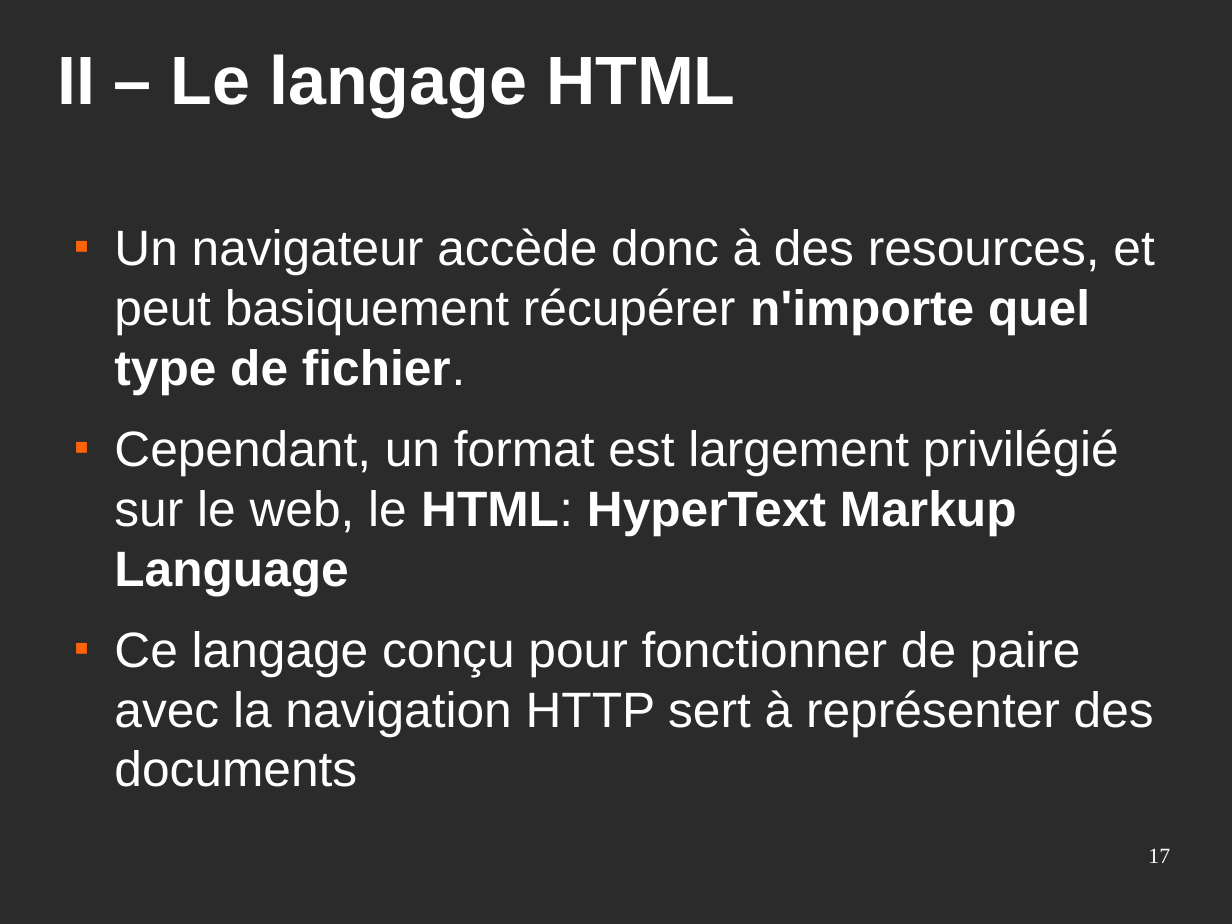
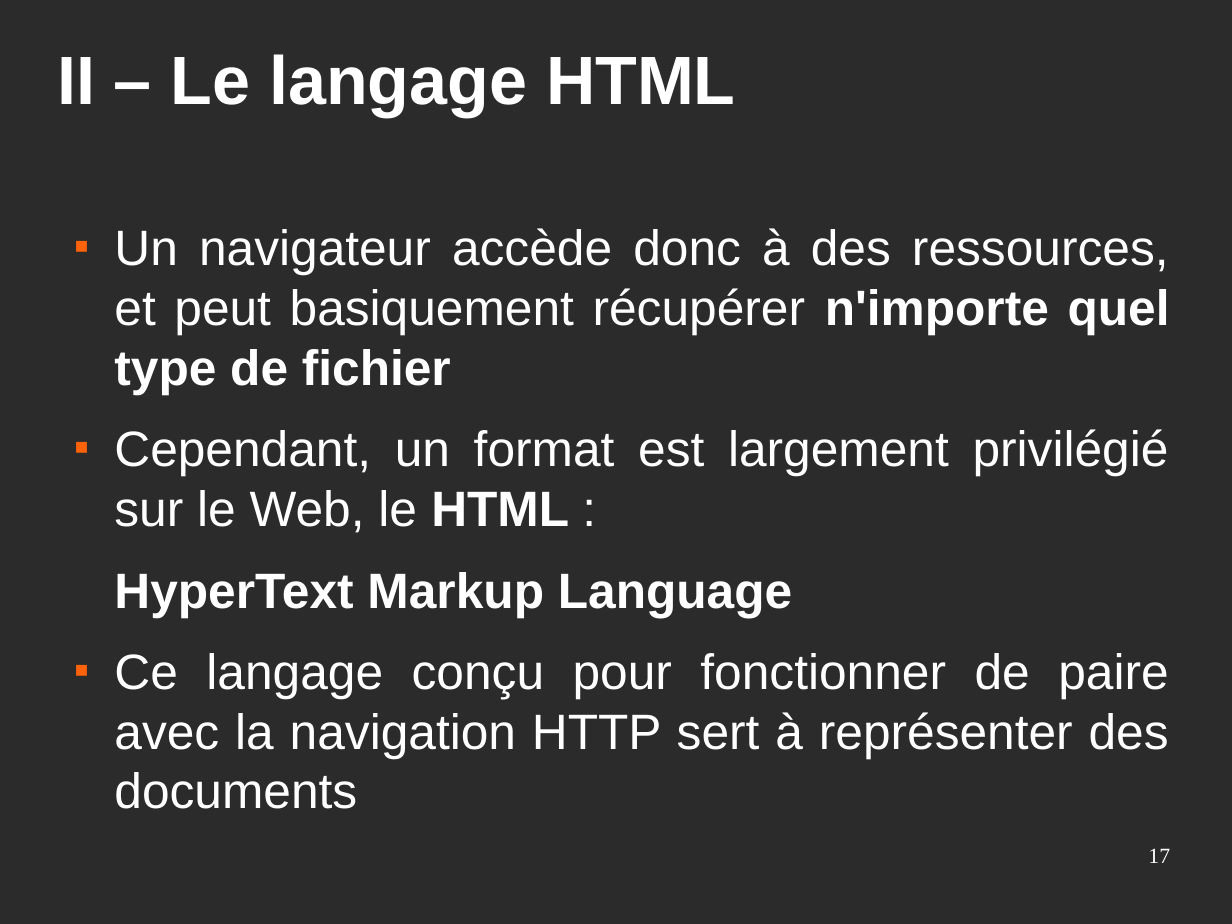
Before and after one commit to Eirbware/Formation, a slide deck: slide 17 of presentations/fondements.odp. Drawn at 1232x924 pixels with LibreOffice and Linux fonts; fonts in the diff are those of the drawing; background and template pictures are left out; a plain dark background stands for a picture behind light text. Boxes give left, top, right and bottom in pixels: in the first picture for what was removed or moved away, otherwise in the second. Text is boxed around its words. In the diff, an @@ line names an element or a change of style, - is before the commit and + after.

```diff
--- a/presentations/fondements.odp
+++ b/presentations/fondements.odp
@@ text at (x1=114, y1=228, x2=1170, y2=617): text changed @@
-■ Un navigateur accède donc à des resources, et peut basiquement récupérer n'importe quel type de fichier.
-■ Cependant, un format est largement privilégié sur le web, le HTML: HyperText Markup Language
+■ Un navigateur accède donc à des ressources, et peut basiquement récupérer n'importe quel type de fichier
+■ Cependant, un format est largement privilégié sur le Web, le HTML :
+HyperText Markup Language
@@ text at (x1=114, y1=653, x2=1169, y2=809): alignment left to justified @@
```
Also in this commit, not shown: 21 other slides changed, 2 other files.
